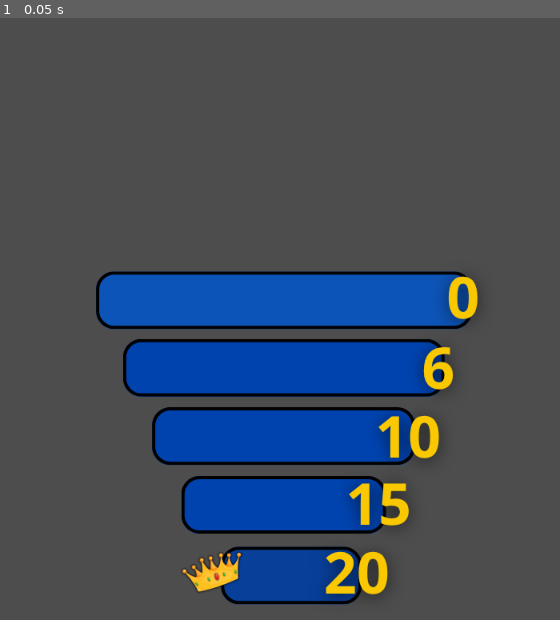
Above: before the commit, frame 1.
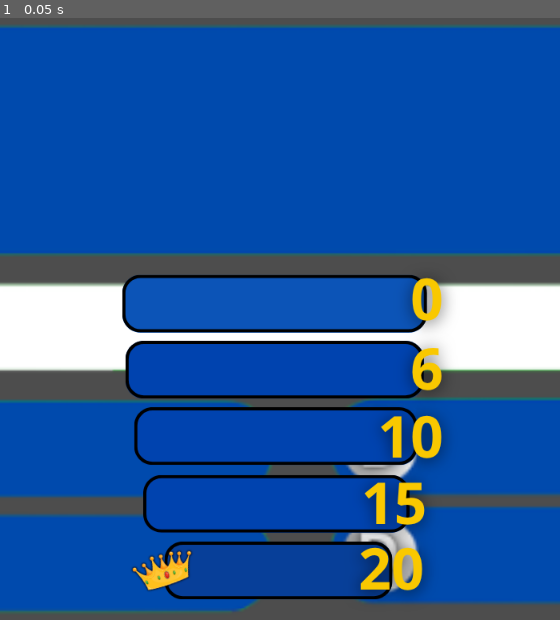
Above: after the commit, the same moment.

Repository: bragsoufian/tiktokQuiz-YT-full-format
Game: Godot game, scene res://scenes/Main.tscn
Same seed, same stepped clock (60 frames per second), same inputs: the game is played once before the commit and once after it.
Inputs:
- Up to frame 1 (0.05 s): no input

The runs differ from the first frame. In frame 1, 73% of the frame differs, in the area x 0-100%, y 1-99%.

Commit message:
Add dynamic background images with Unsplash API integration - Added BackgroundTextureRect to scenes for dynamic backgrounds - Updated game_manager.gd to fetch and display background images - Modified questions.json to include backgroundKeyWords field - Updated server.js to send background image data - Added Unsplash API integration with config.js - Added comprehensive README for setup instructions

Diff:
--- a/scenes/Main.tscn
+++ b/scenes/Main.tscn
@@ -1,7 +1,8 @@
-[gd_scene load_steps=7 format=3 uid="uid://cqnqw3mij2si3"]
+[gd_scene load_steps=8 format=3 uid="uid://cqnqw3mij2si3"]
 
+[ext_resource type="Texture2D" uid="uid://bo5grxhnodg76" path="res://assets/0.png" id="1_c01mt"]
+[ext_resource type="Texture2D" uid="uid://c4ylwjja85pb" path="res://assets/#eae4e4-Picsart-BackgroundRemover.png" id="1_nxtc6"]
 [ext_resource type="Script" uid="uid://dj3d341tsfmsx" path="res://scripts/game_manager.gd" id="1_rtedj"]
-[ext_resource type="Texture2D" uid="uid://ccjm8q3buicqq" path="res://assets/0 (1).png" id="2_nxtc6"]
 [ext_resource type="PackedScene" uid="uid://bw64pycb751fj" path="res://scenes/level.tscn" id="2_rtedj"]
 [ext_resource type="PackedScene" uid="uid://dawcxst5kmvnp" path="res://scenes/player.tscn" id="3_0bbpv"]
 [ext_resource type="PackedScene" uid="uid://cr2bv346s7nh6" path="res://scenes/question_ui.tscn" id="3_vcsgt"]
@@ -11,15 +12,19 @@
 
 [node name="BackgroundTextureRect" type="TextureRect" parent="."]
 z_index = -1
-offset_left = 3.0
-offset_right = 703.0
-offset_bottom = 1000.0
+offset_left = -360.0
+offset_top = 3.0
+offset_right = 1110.0
+offset_bottom = 1003.0
+texture = ExtResource("1_nxtc6")
+expand_mode = 1
+stretch_mode = 6
 
 [node name="TextureRect" type="TextureRect" parent="."]
-offset_left = 3.0
-offset_right = 703.0
+offset_left = 6.00104
+offset_right = 706.001
 offset_bottom = 1000.0
-texture = ExtResource("2_nxtc6")
+texture = ExtResource("1_c01mt")
 
 [node name="Camera2D" type="Camera2D" parent="."]
 position = Vector2(348, 501)
@@ -33,37 +38,37 @@
 anchor_top = -1.395
 anchor_right = -1.91743
 anchor_bottom = -1.395
-offset_left = 902.2
+offset_left = 903.201
 offset_top = 277.0
-offset_right = 2040.2
+offset_right = 2041.2
 offset_bottom = 2389.0
 metadata/_edit_use_anchors_ = true
 
 [node name="Level1" parent="GameManager/Grid" instance=ExtResource("2_rtedj")]
-position = Vector2(643.001, 1559)
+position = Vector2(600.001, 1561)
 
 [node name="player" parent="GameManager/Grid/Level1" instance=ExtResource("3_0bbpv")]
 position = Vector2(298, -503)
 
 [node name="Level2" parent="GameManager/Grid" instance=ExtResource("2_rtedj")]
-position = Vector2(643.001, 1643)
+position = Vector2(600.001, 1645)
 
 [node name="Level3" parent="GameManager/Grid" instance=ExtResource("2_rtedj")]
-position = Vector2(644.001, 1728)
+position = Vector2(601.001, 1728)
 
 [node name="Level4" parent="GameManager/Grid" instance=ExtResource("2_rtedj")]
-position = Vector2(643, 1816)
+position = Vector2(600, 1816)
 
 [node name="Level5" parent="GameManager/Grid" instance=ExtResource("2_rtedj")]
-position = Vector2(645, 1898)
+position = Vector2(619, 1898)
 
 [node name="Level6" parent="GameManager/Grid" instance=ExtResource("2_rtedj")]
-position = Vector2(643, 1981)
+position = Vector2(600, 1981)
 
 [node name="QuestionUI" parent="." instance=ExtResource("3_vcsgt")]
-offset_left = 362.0
+offset_left = 358.001
 offset_top = 260.0
-offset_right = 362.0
+offset_right = 358.001
 offset_bottom = 260.0
 
 [node name="ReadyScreen" type="Control" parent="."]
--- a/scenes/level.tscn
+++ b/scenes/level.tscn
@@ -3,11 +3,11 @@
 [ext_resource type="Script" uid="uid://coeur2uxgo317" path="res://scripts/level.gd" id="1_4hgif"]
 
 [sub_resource type="RectangleShape2D" id="RectangleShape2D_w2wq5"]
-size = Vector2(298.375, 55.625)
+size = Vector2(348.375, 55.625)
 
 [node name="Level" type="StaticBody2D"]
 script = ExtResource("1_4hgif")
 
 [node name="rectangle" type="CollisionShape2D" parent="."]
-position = Vector2(149.813, 29.1875)
+position = Vector2(174.813, 29.1875)
 shape = SubResource("RectangleShape2D_w2wq5")
--- a/scripts/game_manager.gd
+++ b/scripts/game_manager.gd
@@ -542,6 +542,8 @@
 			print("🏁 Flag mis en wait pour: ", player.username)
 
 func _on_background_image_request_completed(result, response_code, headers, body):
+	print("🖼️ Background image request completed - Result: ", result, " Response code: ", response_code)
+
 	if result != HTTPRequest.RESULT_SUCCESS:
 		print("❌ Erreur lors de la récupération de l'image de fond")
 		return
@@ -549,31 +551,77 @@
 	if response_code != 200:
 		print("❌ Erreur lors de la récupération de l'image de fond. Code de réponse: ", response_code)
 		return
+
+	print("🖼️ Image data received, size: ", body.size(), " bytes")
 
 	var image = Image.new()
 	var error = image.load_png_from_buffer(body)
 	if error != OK:
+		print("🖼️ PNG loading failed, trying JPEG...")
 		# Essayer avec JPEG si PNG échoue
 		error = image.load_jpg_from_buffer(body)
 		if error != OK:
 			print("❌ Impossible de charger l'image de fond (PNG et JPEG)")
 			return
 
-	var texture = ImageTexture.new()
-	texture.create_from_image(image)
-	background_texture_rect.texture = texture
-	print("✅ Image de fond chargée avec succès")
+	print("🖼️ Image loaded successfully, size: ", image.get_width(), "x", image.get_height())
+
+	var texture = ImageTexture.create_from_image(image)
+
+	if background_texture_rect:
+		print("🖼️ BackgroundTextureRect found, applying texture...")
+		print("🖼️ BackgroundTextureRect visible: ", background_texture_rect.visible)
+		print("🖼️ BackgroundTextureRect modulate: ", background_texture_rect.modulate)
+		print("🖼️ BackgroundTextureRect z_index: ", background_texture_rect.z_index)
+
+		# Store the old texture for comparison
+		var old_texture = background_texture_rect.texture
+		print("🖼️ Old texture: ", old_texture != null)
+
+		# Apply the new texture
+		background_texture_rect.texture = texture
+
+		# Verify the texture was applied
+		print("🖼️ New texture applied: ", background_texture_rect.texture != null)
+		print("🖼️ New texture size: ", background_texture_rect.texture.get_width() if background_texture_rect.texture else "null", "x", background_texture_rect.texture.get_height() if background_texture_rect.texture else "null")
+
+		# Force a redraw
+		background_texture_rect.queue_redraw()
+
+		print("✅ Image de fond appliquée au BackgroundTextureRect")
+		print("🖼️ BackgroundTextureRect texture set: ", background_texture_rect.texture != null)
+	else:
+		print("❌ BackgroundTextureRect non trouvé!")
 
 func load_background_image(image_url: String):
-	if not background_texture_rect or not background_http_request:
-		print("❌ Composants de fond d'image non disponibles")
+	print("🖼️ load_background_image called with URL: ", image_url)
+
+	if not background_texture_rect:
+		print("❌ BackgroundTextureRect non trouvé!")
+		return
+
+	if not background_http_request:
+		print("❌ Background HTTPRequest non trouvé!")
 		return
 
 	if image_url.is_empty():
 		print("⚠️ URL d'image de fond vide")
 		return
 
+	print("🖼️ BackgroundTextureRect trouvé: ", background_texture_rect.name)
+	print("🖼️ Background HTTPRequest trouvé: ", background_http_request.name)
 	print("🖼️ Chargement de l'image de fond: ", image_url)
+
+	# Test: Create a simple colored texture first to verify the BackgroundTextureRect works
+	var test_image = Image.create(800, 600, false, Image.FORMAT_RGBA8)
+	test_image.fill(Color.RED)
+	var test_texture = ImageTexture.new()
+	test_texture.create_from_image(test_image)
+	background_texture_rect.texture = test_texture
+	print("🖼️ TEST: Applied red test texture to BackgroundTextureRect")
+
 	var error = background_http_request.request(image_url)
 	if error != OK:
 		print("❌ Erreur lors de la requête d'image de fond: ", error)
+	else:
+		print("🖼️ Requête HTTP envoyée avec succès")
--- a/scripts/questions.json
+++ b/scripts/questions.json
@@ -1,72 +1,72 @@
 [
-    {
-      "question": "Which animal can survive in space?",
-      "options": ["Tardigrade", "Cockroach", "Snake"],
-      "correctAnswer": "A",
-      "backgroundImage": "https://picsum.photos/200/300",
-      "image": null
-    },
-    {
-      "question": "Which country eats the most chocolate?",
-      "options": ["USA", "Switzerland", "Belgium"],
-      "correctAnswer": "B",
-      "backgroundImage": "https://images.unsplash.com/photo-1481391319762-47dff72954d9?w=800&h=600&fit=crop",
-      "image": null
-    },
-    {
-      "question": "Which animal never sleeps?",
-      "options": ["Bullfrog", "Shark", "Ant"],
-      "correctAnswer": "A",
-      "backgroundImage": "https://images.unsplash.com/photo-1559827260-dc66d52bef19?w=800&h=600&fit=crop",
-      "image": null
-    },
-    {
-      "question": "What's the most expensive fruit in the world?",
-      "options": ["Yubari Melon", "Golden Apple", "Square Watermelon"],
-      "correctAnswer": "A",
-      "backgroundImage": "https://images.unsplash.com/photo-1619566636858-adf3ef46400b?w=800&h=600&fit=crop",
-      "image": null
-    },
-    {
-      "question": "Which country was the first to use paper money?",
-      "options": ["China", "Egypt", "Greece"],
-      "correctAnswer": "A",
-      "backgroundImage": "https://images.unsplash.com/photo-1578662996442-48f60103fc96?w=800&h=600&fit=crop",
-      "image": null
-    },
-    {
-      "question": "What's the fastest creature on Earth?",
-      "options": ["Cheetah", "Peregrine Falcon", "Swordfish"],
-      "correctAnswer": "B",
-      "backgroundImage": "https://images.unsplash.com/photo-1549366021-9f761d450615?w=800&h=600&fit=crop",
-      "image": null
-    },
-    {
-      "question": "Which human organ can grow back?",
-      "options": ["Liver", "Heart", "Kidney"],
-      "correctAnswer": "A",
-      "backgroundImage": "https://images.unsplash.com/photo-1559757148-5c350d0d3c56?w=800&h=600&fit=crop",
-      "image": null
-    },
-    {
-      "question": "Which animal has been to space and came back?",
-      "options": ["Dog", "Monkey", "Both"],
-      "correctAnswer": "C",
-      "backgroundImage": "https://images.unsplash.com/photo-1446776811953-b23d57bd21aa?w=800&h=600&fit=crop",
-      "image": null
-    },
-    {
-      "question": "Which country has no rivers?",
-      "options": ["Saudi Arabia", "UAE", "Libya"],
-      "correctAnswer": "A",
-      "backgroundImage": "https://images.unsplash.com/photo-1506905925346-21bda4d32df4?w=800&h=600&fit=crop",
-      "image": null
-    },
-    {
-      "question": "Which bird can sleep while flying?",
-      "options": ["Albatross", "Eagle", "Pigeon"],
-      "correctAnswer": "A",
-      "backgroundImage": "https://images.unsplash.com/photo-1444464666168-49d633b86797?w=800&h=600&fit=crop",
-      "image": null
-    }
-  ]
+  {
+    "question": "Which animal can survive in space?",
+    "options": ["Tardigrade", "Cockroach", "Snake"],
+    "correctAnswer": "A",
+    "backgroundKeyWords": "space galaxy 4k",
+    "image": null
+  },
+  {
+    "question": "Which country eats the most chocolate?",
+    "options": ["USA", "Switzerland", "Belgium"],
+    "correctAnswer": "B",
+    "backgroundKeyWords": "chocolate sweets dessert",
+    "image": null
+  },
+  {
+    "question": "Which animal never sleeps?",
+    "options": ["Bullfrog", "Shark", "Ant"],
+    "correctAnswer": "A",
+    "backgroundKeyWords": "dark jungle animal night",
+    "image": null
+  },
+  {
+    "question": "What's the most expensive fruit in the world?",
+    "options": ["Yubari Melon", "Golden Apple", "Square Watermelon"],
+    "correctAnswer": "A",
+    "backgroundKeyWords": "luxury fruit closeup",
+    "image": null
+  },
+  {
+    "question": "Which country was the first to use paper money?",
+    "options": ["China", "Egypt", "Greece"],
+    "correctAnswer": "A",
+    "backgroundKeyWords": "ancient chinese scroll",
+    "image": null
+  },
+  {
+    "question": "What's the fastest creature on Earth?",
+    "options": ["Cheetah", "Peregrine Falcon", "Swordfish"],
+    "correctAnswer": "B",
+    "backgroundKeyWords": "bird flying fast sky",
+    "image": null
+  },
+  {
+    "question": "Which human organ can grow back?",
+    "options": ["Liver", "Heart", "Kidney"],
+    "correctAnswer": "A",
+    "backgroundKeyWords": "human body organ medical",
+    "image": null
+  },
+  {
+    "question": "Which animal has been to space and came back?",
+    "options": ["Dog", "Monkey", "Both"],
+    "correctAnswer": "C",
+    "backgroundKeyWords": "space rocket vintage",
+    "image": null
+  },
+  {
+    "question": "Which country has no rivers?",
+    "options": ["Saudi Arabia", "UAE", "Libya"],
+    "correctAnswer": "A",
+    "backgroundKeyWords": "desert aerial dry land",
+    "image": null
+  },
+  {
+    "question": "Which bird can sleep while flying?",
+    "options": ["Albatross", "Eagle", "Pigeon"],
+    "correctAnswer": "A",
+    "backgroundKeyWords": "bird flying ocean sky",
+    "image": null
+  }
+]
Binary file removed: assets/0 (1).png
Binary file added: assets/0.png
Not shown, added: scripts/README_UNSPLASH.md
Not shown, added: scripts/config.js
Not shown, changed: scripts/server.js
